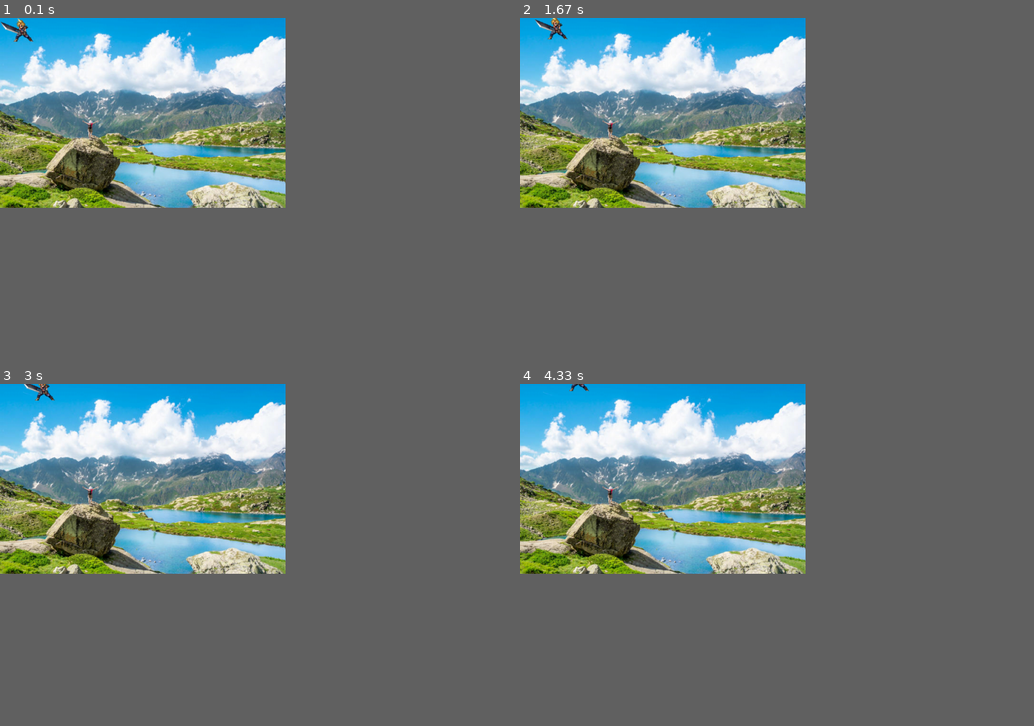
Above: before the commit, frames 1-4 (two rows, left to right).
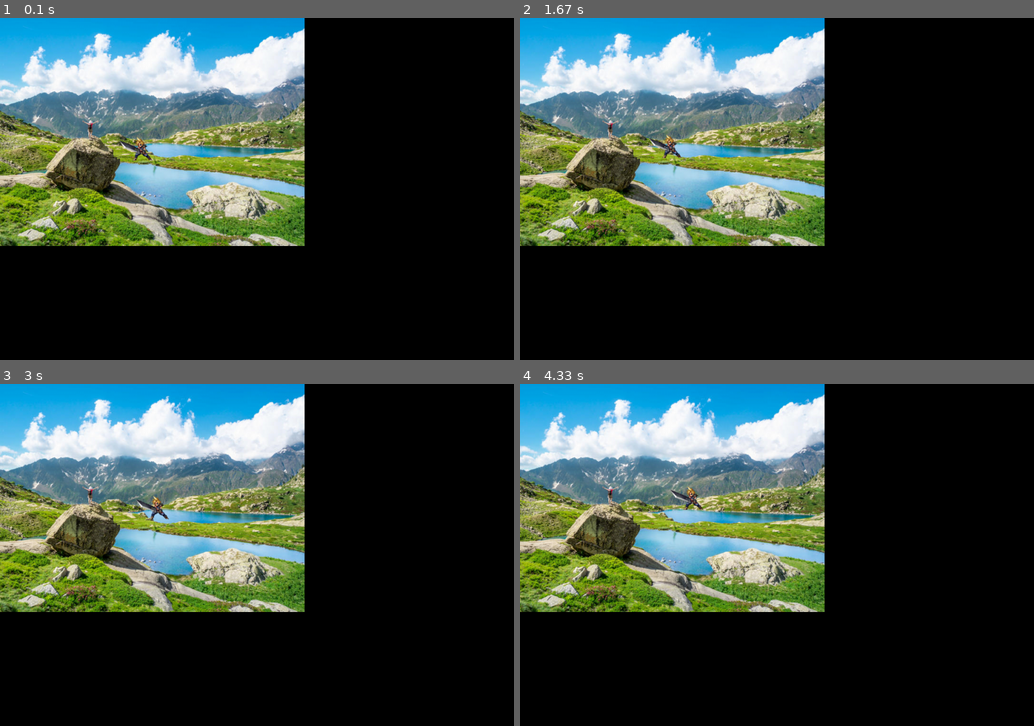
Above: after the commit, the same moments.

Repository: Gdubol/RPGPT-V2
Game: pygame game, started from jeu_jeu.py
Same seed, same stepped clock (60 frames per second), same inputs: the game is played once before the commit and once after it.
Inputs:
- Up to frame 1 (0.1 s): no input
- Up to frame 2 (1.67 s): hold D 0.33-0.8 s; hold D 0.83-1.3 s; tap Z at 0.9, 1.2, 1.4 s; hold S 1.33-1.63 s
- Up to frame 3 (3 s): hold D 1.67-2.3 s; tap Z at 1.73, 2.03, 2.4, 2.8 s; hold S 2.33-2.7 s; hold Q from 2.73 s (still down); hold D from 2.73 s (still down)
- Up to frame 4 (4.33 s): tap Z at 3.1, 3.3, 3.6, 3.8, 4.1, 4.3 s; release Q at 3.2 s; release D at 3.2 s; hold D 3.23-3.7 s; hold D 3.73-4.2 s; hold S from 4.23 s (still down)
In our replay, the window is 500x333 before the commit and 900x600 after it. These sizes can differ from the game's own. Grey fills any space a smaller window leaves; there, only what the larger window draws over its background counts as a difference.

The runs differ from the first frame. In frame 1, 9.2% of the frame differs, in the area x 0-60%, y 0-67%; in frame 2, 9.2%; in frame 3, 9.2%; in frame 4, 9.1%.

Commit message:
Add files via upload

Diff:
--- a/jeu_jeu.py
+++ b/jeu_jeu.py
@@ -2,35 +2,128 @@
 import pygame
 from pygame.locals import*
 
-fenetre = pygame.display.set_mode((600,400))
-fond = pygame.image.load('background_test.jpg').convert()
-fenetre.blit(fond, (0,0))
-perso = pygame.image.load('perso_test.png').convert_alpha()
-position = perso.get_rect()
-fenetre.blit(perso, position)
-pygame.display.flip()
-pygame.key.set_repeat(400,30)
 
-def mainloop(fenetre,position):
-    global perso, fond          #tres moche trouver une autre solution
-    continuer = 1
-    while continuer:
-        for event in pygame.event.get():
-            if event.type == QUIT:
-                continuer = 0
-            if event.type == KEYDOWN:
-                if pygame.key.get_pressed()[pygame.K_s]:
-                    position = position.move(0,5)
-                if pygame.key.get_pressed()[pygame.K_z]:
-                    position = position.move(0,-5)
-                if pygame.key.get_pressed()[pygame.K_d]:
-                    position = position.move(5,0)
-                if pygame.key.get_pressed()[pygame.K_q]:
-                    position = position.move(-5,0)
-                if pygame.key.get_pressed()[pygame.K_ESCAPE]:
-                    pygame.quit()
-        fenetre.blit(fond, (0,0))
-        fenetre.blit(perso, position)
-        pygame.display.flip()
 
-mainloop(fenetre,position)
+
+# fenetre = pygame.display.set_mode((600,400))
+# fond = pygame.image.load('background_test.jpg').convert()
+# rock = pygame.image.load('rock.png').convert()
+# perso = Player()
+# position = perso.get_rect()
+# pos_rock = rock.get_rect()
+# fenetre.blit(fond, (0,0))
+# fenetre.blit(rock, (50,50))
+# fenetre.blit(perso, position)
+# pygame.display.flip() #mettre à jour la fenetre
+# pygame.key.set_repeat(400,30)
+#
+# def fct_inventaire():
+#     fond_inventaire = pygame.image.load('inventaire.png').convert()
+#     fenetre.blit(fond_inventaire, (0,0))
+#
+# def mainloop(fenetre,position):
+#     global perso, fond, rock        #tres moche trouver une autre solution
+#     continuer = 1
+#     while continuer:
+#         for event in pygame.event.get():
+#             if event.type == QUIT:
+#                 continuer = 0
+#                 pygame.quit()
+#                 print("Fermeture du jeu")
+#             if event.type == KEYDOWN:
+#                 if pygame.key.get_pressed()[pygame.K_s]:
+#                     position = position.move(0,5)
+#                 if pygame.key.get_pressed()[pygame.K_z]:
+#                     position = position.move(0,-5)
+#                 if pygame.key.get_pressed()[pygame.K_d]:
+#                     position = position.move(5,0)
+#                 if pygame.key.get_pressed()[pygame.K_q]:
+#                     position = position.move(-5,0)
+#                 if pygame.key.get_pressed()[pygame.K_ESCAPE]:
+#                     pygame.quit()
+#                 if pygame.key.get_pressed()[pygame.K_i]:
+#                     fond = pygame.image.load('inventaire.png').convert()
+#                     fenetre.blit(fond, (0,0))
+#                     #fct_inventaire()
+#
+#
+#         fenetre.blit(fond, (0,0))
+#         fenetre.blit(rock, (50,50))
+#         fenetre.blit(perso, position)
+#         pygame.display.flip()
+#
+# mainloop(fenetre,position)
+pygame.init()
+
+class Game:
+
+    def __init__(self):
+        self.player = Player()
+
+#classe pour le perso du joueur
+class Player(pygame.sprite.Sprite):
+
+    def __init__(self):
+        self.health = 144
+        self.max_health = 144
+        self.attack = 12
+        self.speed = 5
+        self.image = pygame.image.load('perso_test.png')
+        self.rect = self.image.get_rect()
+        self.rect.x = 250
+        self.rect.y = 250
+
+    def move_right(self):
+        self.rect.x += self.speed
+    def move_left(self):
+        self.rect.x -= self.speed
+    def move_up(self):
+        self.rect.y -= self.speed
+    def move_down(self):
+        self.rect.y += self.speed
+
+pygame.display.set_caption('RPGPT')
+screen = pygame.display.set_mode((1080,720))
+background = pygame.image.load('background_test.jpg')
+game = Game()
+player = Player()
+
+running = True
+while running:
+    screen.blit(background, (0,0))
+    screen.blit(game.player.image, game.player.rect)
+    pygame.display.flip()
+    for event in pygame.event.get():
+        if event.type == pygame.QUIT:
+            running = False
+            pygame.quit()
+            print('Fermeture du jeu')
+        elif event.type == KEYDOWN:
+            if pygame.key.get_pressed()[pygame.K_s]:
+                game.player.move_down()
+            if pygame.key.get_pressed()[pygame.K_z]:
+                game.player.move_up()
+            if pygame.key.get_pressed()[pygame.K_d]:
+                game.player.move_right()
+            if pygame.key.get_pressed()[pygame.K_q]:
+                game.player.move_left()
+            if pygame.key.get_pressed()[pygame.K_ESCAPE]:
+                pygame.quit()
+
+
+
+
+
+
+
+
+
+
+
+
+
+
+
+
+
+#
Binary file added: inventaire.png
Binary file added: rock.png
